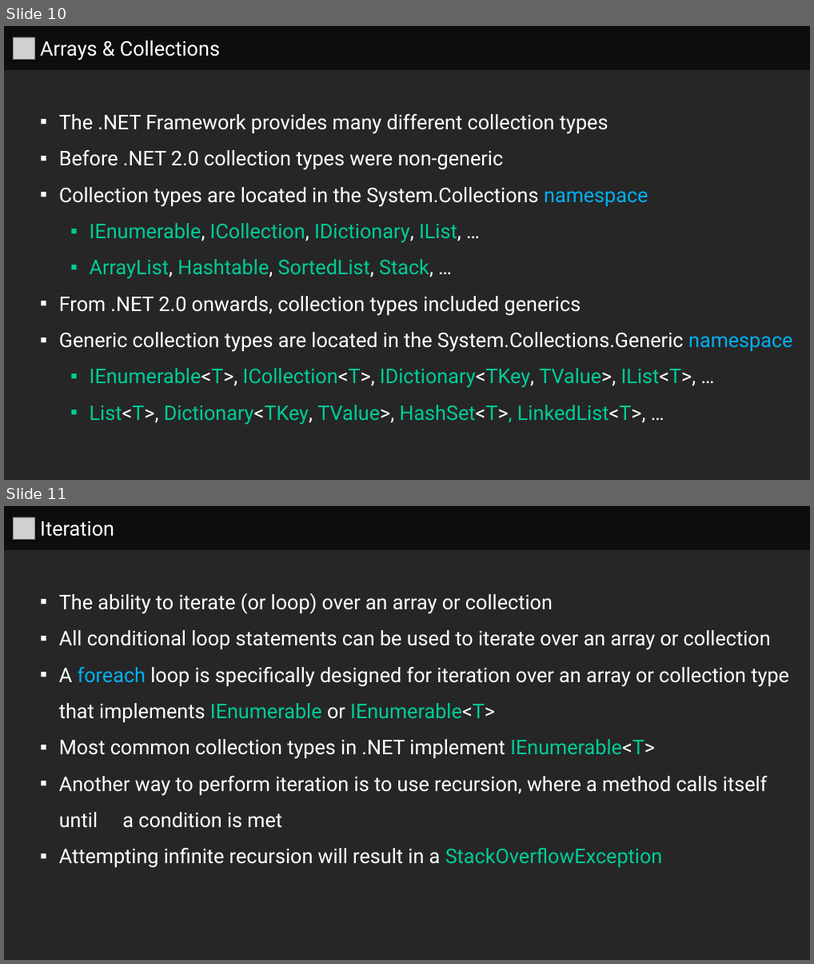
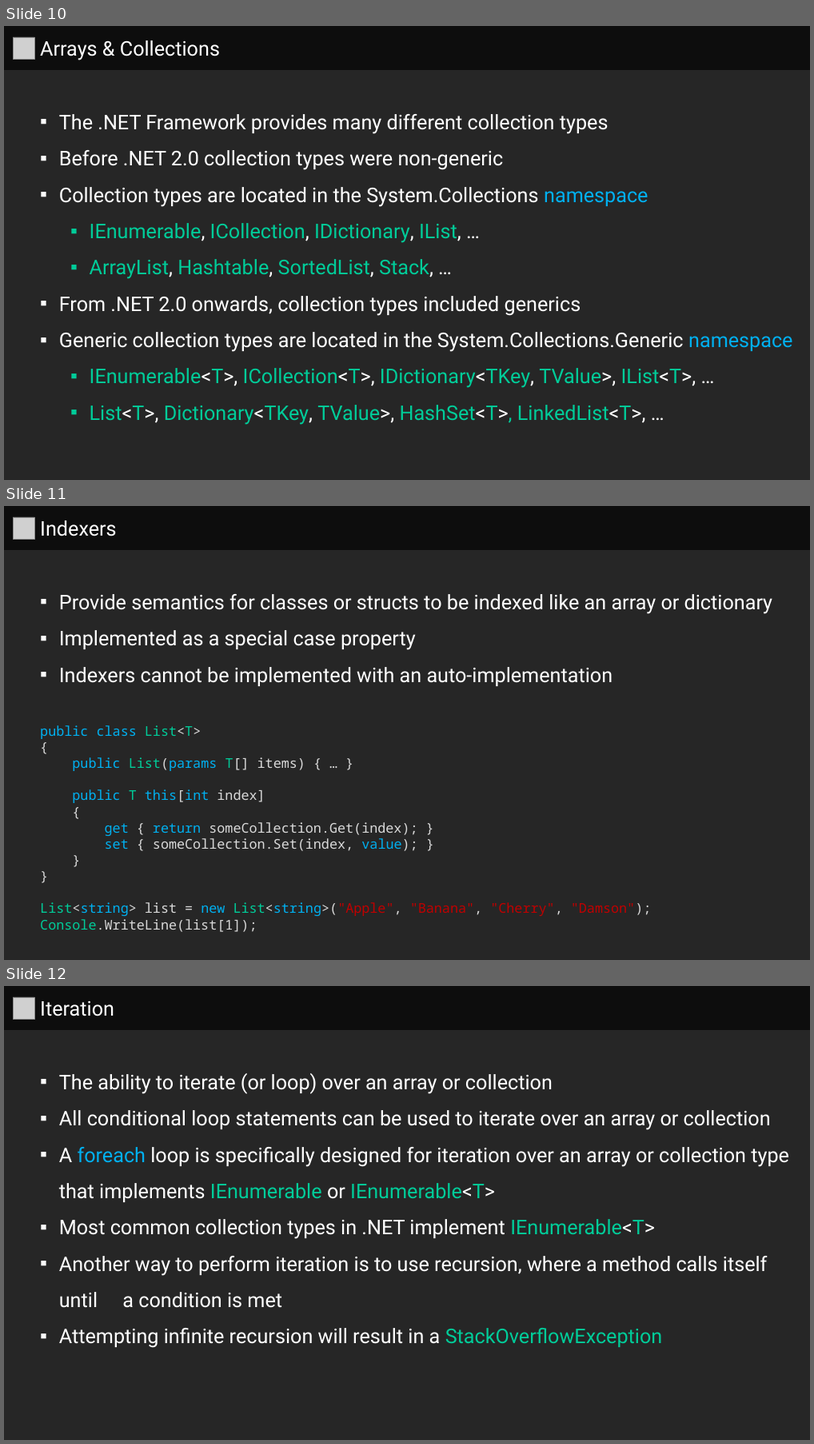
Before and after one commit to series0ne/DotNetFundamentalsWithCSharp, a slide deck: Lesson 5/Lesson 5.pptx. Shown one above the other, each under a label of ours: slides 10 and 11 before the commit, slides 10, 11 and 12 after it. The pictures are 814x964 and 814x1444 pixels, drawn with LibreOffice and Linux fonts; fonts in the diff are those of the drawing; grey boxes stand for pictures. Boxes give left, top, right and bottom in pixels: in the first picture for what was removed or moved away, otherwise in the second. Text is boxed around its words. In the diff, an @@ line names an element or a change of style, - is before the commit and + after.

```diff
--- a/Lesson 5/Lesson 5.pptx
+++ b/Lesson 5/Lesson 5.pptx
@@ slide 11 added at <box>4,506,810,960</box>, background #262626 @@
@@ rectangle added at <box>4,506,810,550</box>, fill #0D0D0D, 24 pt, text #FFFFFF @@
+  Indexers
@@ picture added at <box>13,517,35,540</box> @@
@@ rectangle added at <box>4,550,810,960</box>, fill #262626, 16 pt, text #FFFFFF @@
+  ▪ Provide semantics for classes or structs to be indexed like an array or dictionary
+  ▪ Implemented as a special case property
+  ▪ Indexers cannot be implemented with an auto-implementation
+  public class List<T>
+  {
+  public List(params T[] items) { … }
+  public T this[int index]
+  {
+  get { return someCollection.Get(index); }
+  set { someCollection.Set(index, value); }
+  }
+  }
+  List<string> list = new List<string>("Apple", "Banana", "Cherry", "Damson");
+  Console.WriteLine(list[1]);
@@ what was slide 11 is now slide 12 @@
```
Also in this commit, not shown: 2 slides changed, 17 other files.
